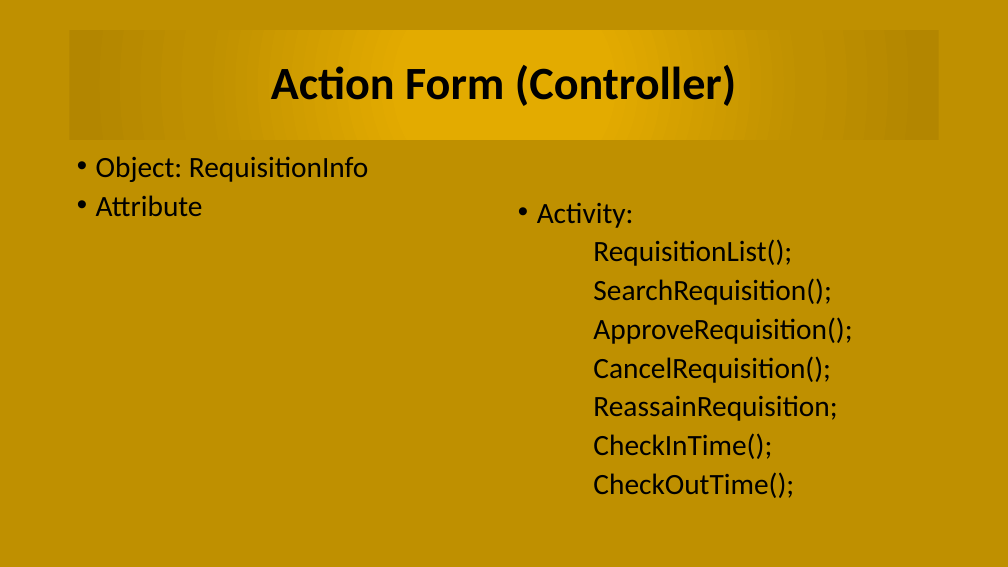
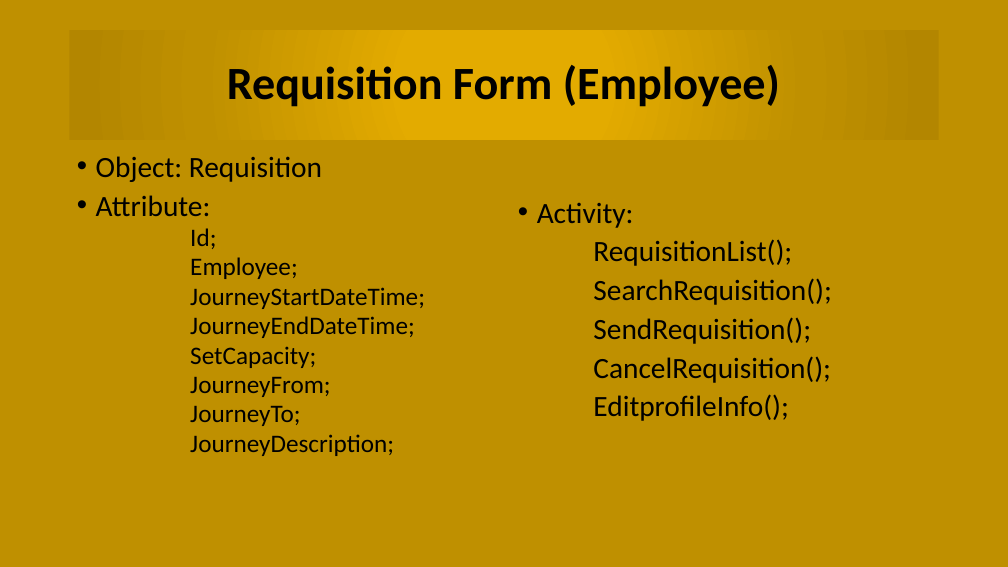
Before and after one commit to chittoranjan/BCCVehicleManagemant, a slide deck: slide 19 of Document/Vehicle Management Presentation.pptx (slide 11 before the commit). Drawn at 1008x567 pixels with LibreOffice and Linux fonts; fonts in the diff are those of the drawing. Boxes give left, top, right and bottom in pixels: in the first picture for what was removed or moved away, otherwise in the second. Text is boxed around its words. In the diff, an @@ line names an element or a change of style, - is before the commit and + after.

Commit message:
change requisition and prosentation file

```diff
--- a/Document/Vehicle Management Presentation.pptx
+++ b/Document/Vehicle Management Presentation.pptx
@@ title at (x1=227, y1=65, x2=780, y2=107): text changed @@
-Action Form (Controller)
+Requisition Form (Employee)
@@ text at (x1=96, y1=156, x2=425, y2=456): text changed; size 28 to 24 pt @@
-• Object: RequisitionInfo
-• Attribute
+• Object: Requisition
+• Attribute:
+  Id;
+  Employee;
+  JourneyStartDateTime;
+  JourneyEndDateTime;
+  SetCapacity;
+  JourneyFrom;
+  JourneyTo;
+  JourneyDescription;
@@ text at (x1=593, y1=317, x2=811, y2=344): text changed @@
-ApproveRequisition();
+SendRequisition();
@@ text at (x1=593, y1=394, x2=788, y2=421): text changed @@
-ReassainRequisition;
-CheckInTime();
-CheckOutTime();
+EditprofileInfo();
```
Also in this commit, not shown: 11 other slides changed, 12 slides added, 2 slides removed, 45 other files.
